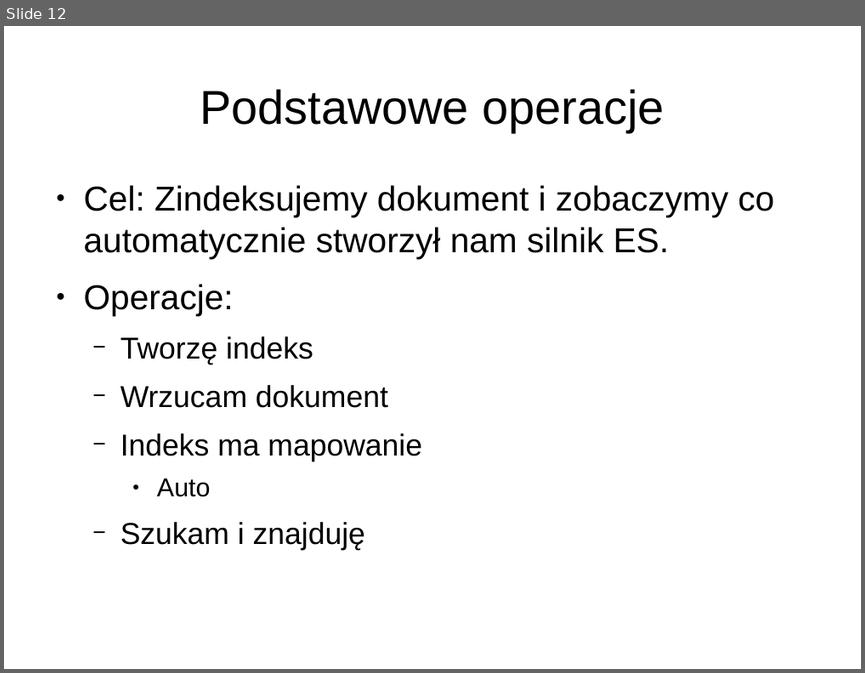
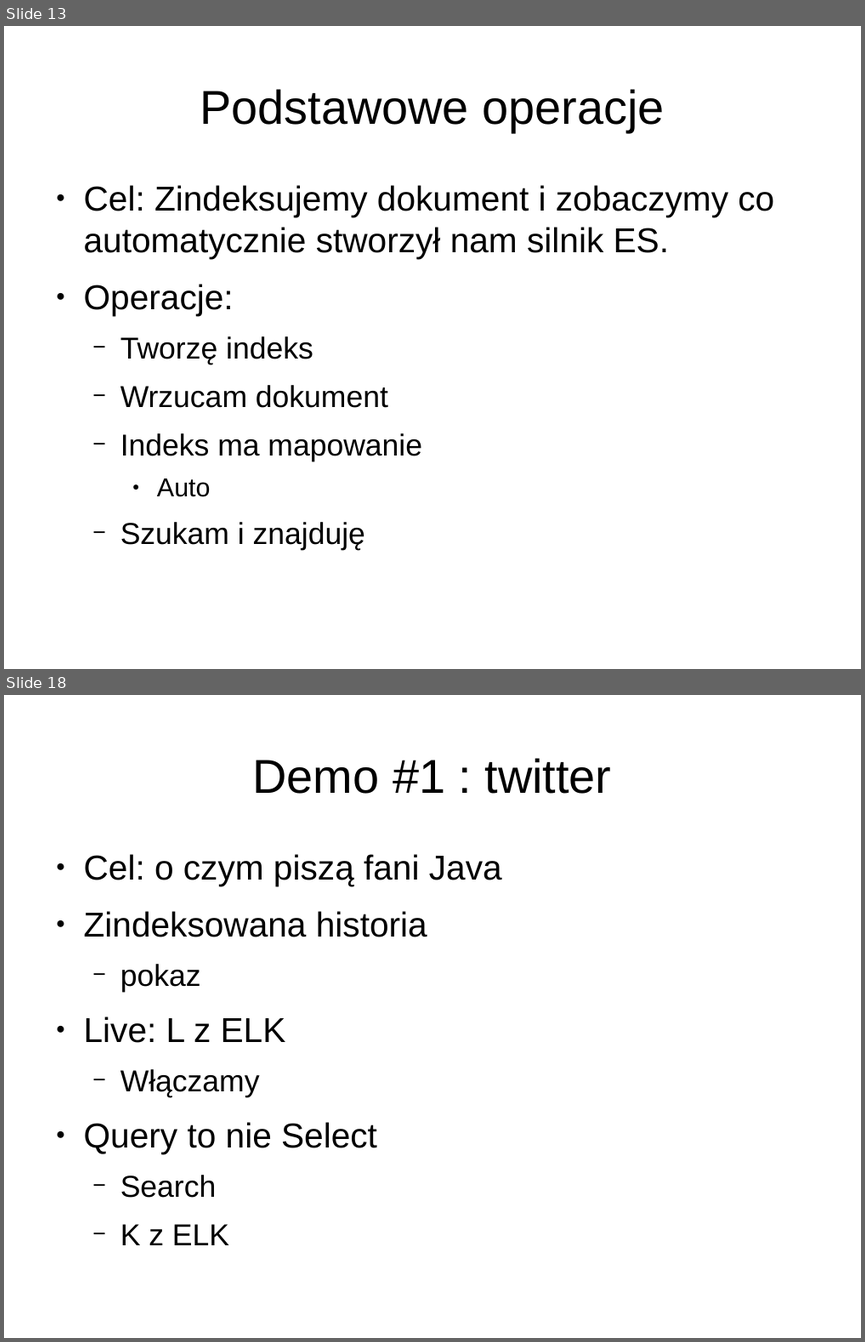
Before and after one commit to lukaszkuczynski/nieszukaj, a slide deck: znajduj.odp. Shown one above the other, each under a label of ours: slide 12 before the commit, slides 13 and 18 after it; the slides between them are not shown. The pictures are 865x673 and 865x1342 pixels, drawn with LibreOffice and Linux fonts; fonts in the diff are those of the drawing. Boxes give left, top, right and bottom in pixels: in the first picture for what was removed or moved away, otherwise in the second. Text is boxed around its words. In the diff, an @@ line names an element or a change of style, - is before the commit and + after.

```diff
--- a/znajduj.odp
+++ b/znajduj.odp
@@ slide 18 added at bbox=[4, 695, 861, 1338], background #FFFFFF @@
@@ title added at bbox=[253, 758, 612, 794], 44 pt, text #000000 @@
+Demo #1 : twitter
@@ text added at bbox=[84, 854, 502, 1245], 32 pt, text #000000 @@
+● Cel: o czym piszą fani Java
+● Zindeksowana historia
+  − pokaz
+● Live: L z ELK
+  − Włączamy
+● Query to nie Select
+  − Search
+  − K z ELK
@@ what was slide 12 is now slide 13 @@
```
Also in this commit, not shown: 1 slide changed, 11 other slides added, 1 slide removed.
